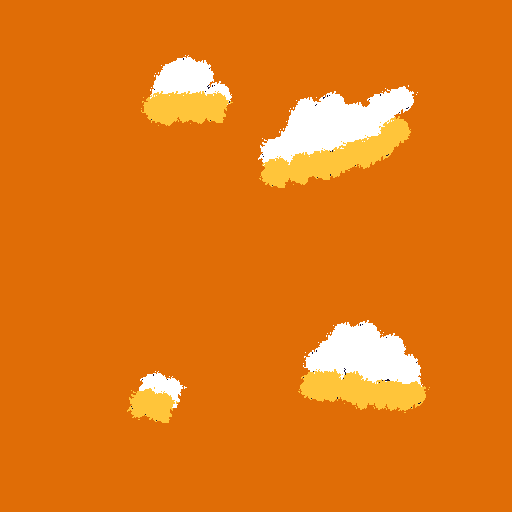
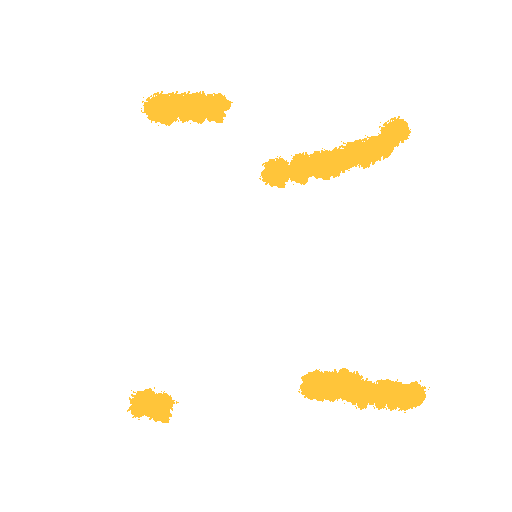
Layers edited between the first and the second 512x512 image:
added layer "Layer" above "Background" over box(127, 55, 430, 423)
hid "Background", painted on it over box(0, 0, 512, 512)
